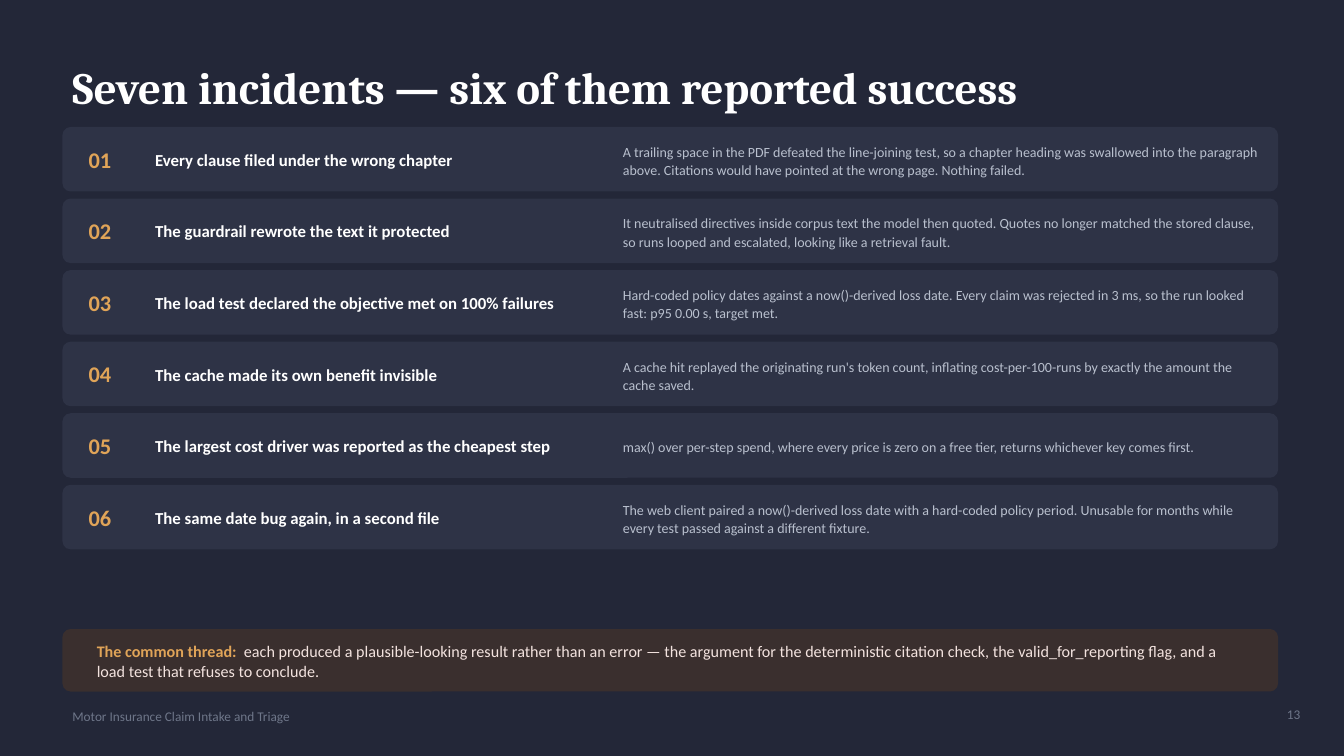
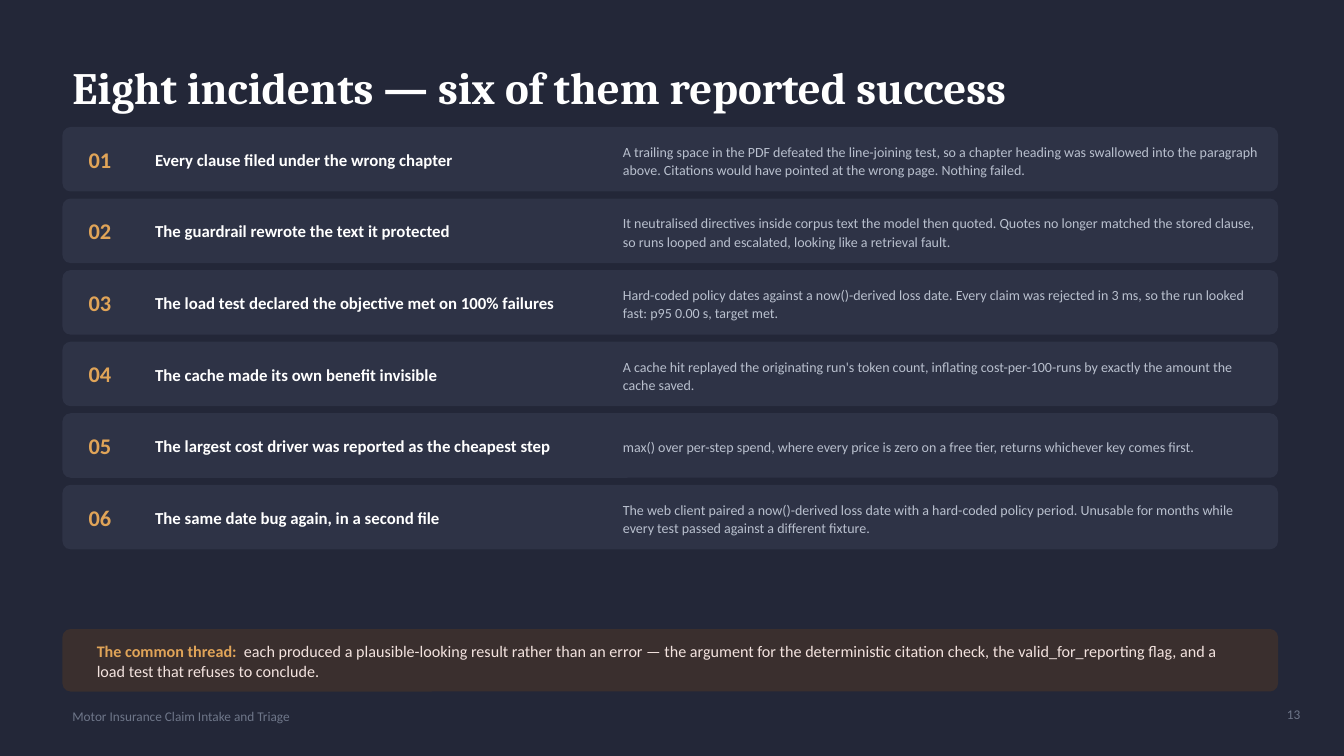
Before and after one commit to hemanthloq/motor-insurance-claim-triage, a slide deck: slide 13 of docs/presentation/claim-triage-deck.pptx. Drawn at 1344x756 pixels with LibreOffice and Linux fonts; fonts in the diff are those of the drawing. Boxes give left, top, right and bottom in pixels: in the first picture for what was removed or moved away, otherwise in the second. Text is boxed around its words. In the diff, an @@ line names an element or a change of style, - is before the commit and + after.

```diff
--- a/docs/presentation/claim-triage-deck.pptx
+++ b/docs/presentation/claim-triage-deck.pptx
@@ title at (72, 72, 1006, 114): text changed @@
-Seven incidents — six of them reported success
+Eight incidents — six of them reported success
```
Also in this commit, not shown: 8 other files.
